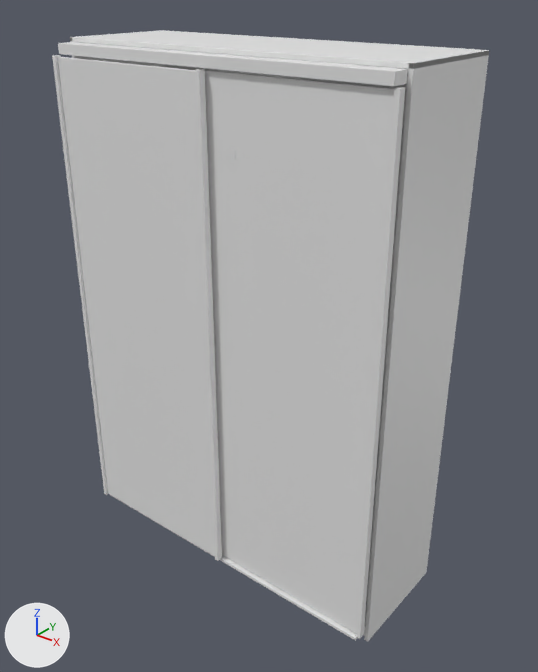
The glTF model Игры/Общага/models/шкаф.glb: old version first, new version second.
Camera for both pictures: a camera (50 mm lens) standing at (1.92, -2.61, 2.58) and looking at (0.06, -0.29, 1.15). The axes (+X, +Y, +Z) are drawn at lower left. The lights are the same throughout. The older version comes first. Where no turn or scale is listed for an object, it has been applied to the vertices. Vertices at exactly the same position are counted once.

The first picture shows 'бок_правый', 'крыша', 'направляющая_верх', 'направляющая_низ', 'полотно', 'полотно.001', 'профиль', 'профиль.001', 'профиль.003' and 11 more.
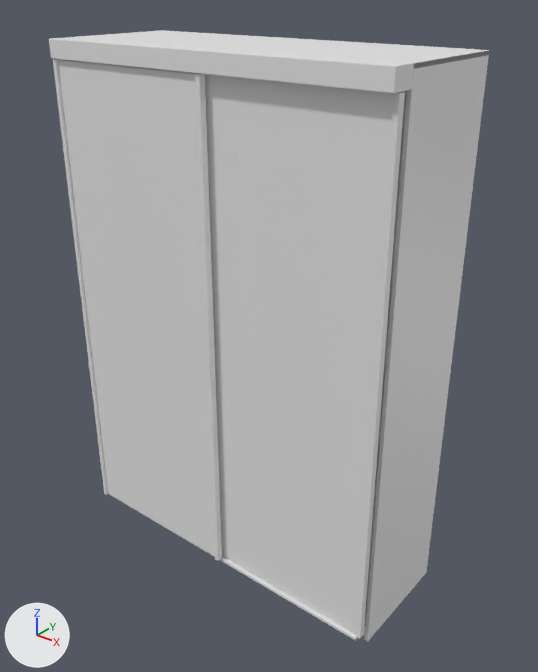
Where the newer file only moved an object's origin or applied its transform, the numbers keep the older frame.

Where the change shows, as pixel boxes [x1, y1, x2, y2] in the pictures (538 x 672 px; the box of a moved part takes in the faces that stretch with it):
```json
{"object": "фриз", "change": "added", "after": [49, 37, 414, 93]}
{"part": 1, "of": "me_cube_016", "change": "moved or reshaped", "before": [57, 57, 196, 84], "after": [58, 59, 198, 84]}
{"part": 2, "of": "me_cube_019", "change": "moved or reshaped", "before": [205, 70, 395, 123], "after": [205, 74, 394, 123]}
{"object": "направляющая_верх", "change": "unchanged, covered by the edit", "before": [58, 42, 408, 86]}
```

Scene script edits in JSON lines:
```json
{"block": "me_cube_016", "where": "# used by ob_полотно; location = (-0.387, -0.609, 1.18)"}
{"op": "remove", "block": "me_cube_016", "code": "me_cube_016.from_pydata(...)  # 56 vertices, 108 faces; spans x -0.41..0.41, y -0.01..0.01, z -1.1..1.1"}
{"op": "add", "block": "me_cube_016", "code": "me_cube_016.from_pydata(...)  # 56 vertices, 108 faces; spans x -0.41..0.41, y -0.01..0.01, z -1.1..1.09"}
{"block": "me_cube_016", "change": "me_cube_016 part 1: all 28 vertices in x -0.41..0.41, y -0.01..0.01, z 1.1 are moved by (0.0, 0.0, -0.01)"}
{"block": "me_cube_019", "where": "# used by ob_полотно_001; location = (0.387, -0.579, 1.18)"}
{"op": "remove", "block": "me_cube_019", "code": "me_cube_019.from_pydata(...)  # 56 vertices, 108 faces; spans x -0.41..0.41, y -0.01..0.01, z -1.1..1.1"}
{"op": "add", "block": "me_cube_019", "code": "me_cube_019.from_pydata(...)  # 56 vertices, 108 faces; spans x -0.41..0.41, y -0.01..0.01, z -1.1..1.09"}
{"block": "me_cube_019", "change": "me_cube_019 part 2: all 28 vertices in x -0.41..0.41, y -0.01..0.01, z 1.1 are moved by (0.0, 0.0, -0.01)"}
{"op": "add", "block": "me_cube_016_1", "code": ["me_cube_016_1 = bpy.data.meshes.new('Cube.016')", "me_cube_016_1.from_pydata(...)  # 56 vertices, 108 faces; spans x -0.8..0.8, y -0.05..0.05, z -0.04..0.04"]}
{"op": "add", "block": "ob_фриз", "code": ["ob_фриз = bpy.data.objects.new('фриз', me_cube_016_1)", "ob_фриз.location = (0.0, -0.582, 2.312)"]}
```
